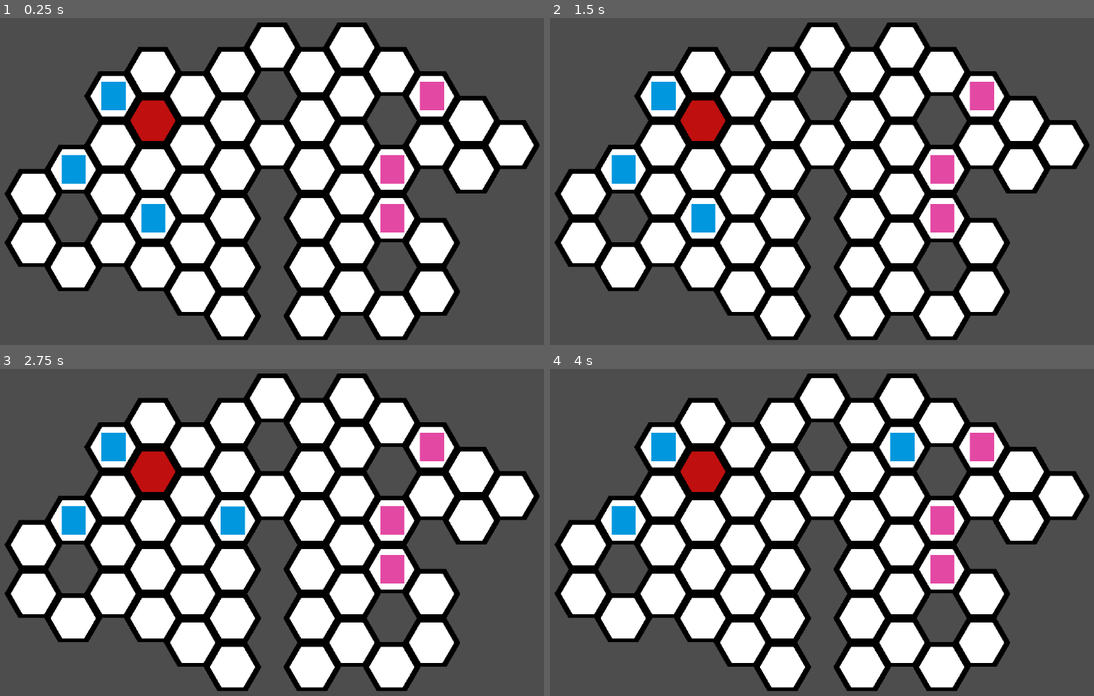
Above: before the commit, frames 1-4 (two rows, left to right).
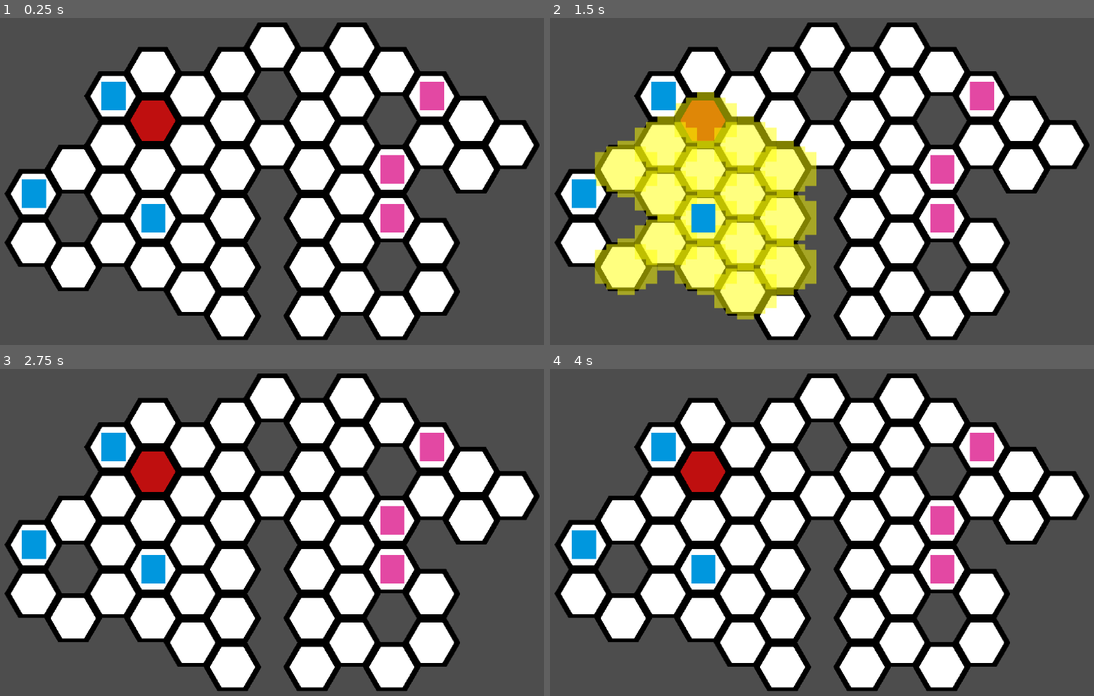
Above: after the commit, the same moments.

Repository: DubiousDuck/Manny-Takes-on-Upper-Management
Game: Godot game, scene res://battlefield.tscn
The game is run twice, just before and just after one commit, with the same random seed, the same clock (stepped at 60 frames per second) and the same inputs. The project has no main scene, so this scene is started directly.
Inputs (mouse positions are in pixels of both pictures, inside the frame that each line leads up to):
- Up to frame 1 (0.25 s): no input
- Up to frame 2 (1.5 s): tap Enter at 0.5 s; move the mouse to (958, 168) at 0.52 s; click (958, 168) at 0.67 s; tap Space at 1.25 s; move the mouse to (707, 201) at 1.27 s; click (707, 201) at 1.42 s
- Up to frame 3 (2.75 s): tap Enter at 2 s; move the mouse to (337, 460) at 2.02 s; click (337, 460) at 2.17 s
- Up to frame 4 (4 s): move the mouse to (794, 601) at 2.77 s; click (794, 601) at 2.92 s; move the mouse to (1006, 584) at 3.52 s; click (1006, 584) at 3.67 s

The runs differ from the first frame. In frame 1, 0.8% of the frame differs, in the area x 4-16%, y 41-59%; in frame 2, 20%, in the area x 4-49%, y 22-93%; in frame 3, 1.6%; in frame 4, 1.6%.

Commit message:
movement range and previews

Diff:
--- /dev/null
+++ b/Global/event_bus.gd
@@ -0,0 +1,4 @@
+extends Node
+
+signal show_cell_highlights(positions : Array[Vector2i])
+signal remove_all_cell_highlights()
--- a/Global/navigation.gd
+++ b/Global/navigation.gd
@@ -1,6 +1,4 @@
 extends Node
-
-class_name Navigation #named Navi
 
 var current_map : TileMapLayer
 var astar = AStar2D.new()
@@ -11,7 +9,7 @@
 		add_all_point()
 	print("there are " + str(astar.get_point_count()) + " points in this map")
 
-func add_all_point():
+func add_all_point(): #add and connect all cells
 	var all_used_cells = current_map.get_used_cells()
 	for cell in all_used_cells:
 		astar.add_point(astar.get_available_point_id(), cell)
@@ -39,32 +37,34 @@
 	var closest_point_id = astar.get_closest_point(current_map.local_to_map(current_map.to_local(global_pos)))
 	return astar.get_point_position(closest_point_id)
 
-func get_navi_path(start_pos : Vector2i, end_pos : Vector2i):
+func get_navi_path(start_pos : Vector2i, end_pos : Vector2i): #returns an array of cell positions from start to goal
 	var start_id = tile_to_id(start_pos)
 	var goal_id = tile_to_id(end_pos)
 	var path_taken = astar.get_point_path(start_id, goal_id)
 	return path_taken
 
-func show_path(cell_pos : Vector2i):
-	var goal_id = tile_to_id(cell_pos)
-	var start_id = 0
-	var path_taken = astar.get_id_path(start_id, goal_id)
-	for cell_id in path_taken:
-		var cell = astar.get_point_position(cell_id)
-		if cell_id == start_id or cell_id == goal_id:
-			current_map.set_cell_to_variant(1, cell) #variant depends on each map layer
+func show_path(path): #highlights cells of a given path
+	for index in range(0, path.size()):
+		if index == 0 or index == path.size()-1:
+			current_map.set_cell_to_variant(1, path[index]) #variant depends on each map layer
 		else:
-			current_map.set_cell_to_variant(2, cell)
+			current_map.set_cell_to_variant(2, path[index])
 
 func clear_path(): #clear all markings on the map
 	var all_cells = current_map.get_used_cells()
 	for cell in all_cells:
 		current_map.set_cell_to_variant(0, cell)
 
-func tile_to_id(pos : Vector2i) -> int: #assume that all available tiles are already mapped in astar
+func tile_to_id(pos : Vector2i) -> int: #using a tile position to get the id for astar usage
+	#assuming that all available tiles are already mapped in astar
 	if current_map.get_cell_source_id(pos) != -1:
 		return astar.get_closest_point(pos)
 	else: return -1
+
+func id_to_tile(id: int) -> Vector2i:
+	if astar.has_point(id):
+		return astar.get_point_position(id)
+	return Vector2i(-1, -1)
 
 #func _unhandled_input(event):
 	#if event is InputEventMouseButton:
@@ -74,5 +74,31 @@
 			#print(pos_clicked)
 			#show_path(pos_clicked)
 
+func get_distance(pos1: Vector2i, pos2: Vector2i):
+	var all_points = get_navi_path(pos1, pos2)
+	return all_points.size() - 1 #excluding the first point
+
+func get_all_neighbors_in_range(start_pos: Vector2i, range: int) -> Array[int]:
+	#returns an array of cell ID
+	#employs a depth first search
+	var all_neighbors : Array[int] = []
+	var starting_cell_id = tile_to_id(start_pos)
+	dfs(range, starting_cell_id, starting_cell_id, all_neighbors)
+	#print(all_neighbors) #TODO debug purposes
+	return all_neighbors
+func dfs(k : int, node_id : int, parent_id : int, solution_arr : Array): #helper recursive function
+	#godot seems to pass array by reference by default
+	if k < 0 or node_id == -1:
+		return
+	if !solution_arr.has(node_id):
+		solution_arr.append(node_id)
+	for neighbor_pos in current_map.get_surrounding_cells(astar.get_point_position(node_id)):
+		var neighbor_id = tile_to_id(neighbor_pos)
+		if neighbor_id != parent_id:
+			dfs(k-1, neighbor_id, node_id, solution_arr)
+
 func get_random_tile_pos(): #for testing and placeholder purposes
 	return astar.get_point_position(randi_range(0, astar.get_point_count()))
+
+func get_random_tile_from(start: Vector2i, range : int):
+	pass
--- /dev/null
+++ b/OtherComponents/cell_highlights.gd
@@ -0,0 +1,40 @@
+extends Node2D
+
+class_name CellHighlight
+
+@onready var highlight_tile = preload("res://OtherComponents/highight_tile.tscn")
+var all_current_highlights : Array = []
+
+func _ready():
+	EventBus.connect("show_cell_highlights", _on_show_cell_highlights)
+	EventBus.connect("remove_all_cell_highlights", _on_remove_all_cell_highlights)
+
+func show_highlight_at(positions : Array[Vector2i], variant : int): #cell positions
+	for pos in positions:
+		var a = highlight_tile.instantiate()
+		a.global_position = Navi.cell_to_global(pos)
+
+		match variant:
+			0: #red
+				a.modulate = Color(1, 0, 0, 0.5)
+			1: #yellow
+				a.modulate = Color(1, 1, 0, 0.5)
+			_:
+				a.modulate = Color(1, 1, 1, 0.5)
+
+		all_current_highlights.append(a)
+		add_child(a)
+
+func remove_all_highlights():
+	for highlight in all_current_highlights:
+		remove_child(highlight)
+	all_current_highlights.clear()
+
+func clear_all_highlights():
+	all_current_highlights.clear()
+
+func _on_show_cell_highlights(positions : Array[Vector2i]):
+	show_highlight_at(positions, 1)
+
+func _on_remove_all_cell_highlights():
+	remove_all_highlights()
--- /dev/null
+++ b/OtherComponents/highight_tile.tscn
@@ -0,0 +1,8 @@
+[gd_scene load_steps=2 format=3 uid="uid://co8sjf0b3c6n8"]
+
+[ext_resource type="Texture2D" uid="uid://ba14eauvdfb4k" path="res://OtherComponents/WhiteHexTile.png" id="1_tu2o7"]
+
+[node name="HighightTile" type="Sprite2D"]
+position = Vector2(-2, -3.8147e-06)
+scale = Vector2(0.679688, 0.679688)
+texture = ExtResource("1_tu2o7")
--- a/battlefield.tscn
+++ b/battlefield.tscn
@@ -1,8 +1,9 @@
-[gd_scene load_steps=6 format=4 uid="uid://wyl7uecllbco"]
+[gd_scene load_steps=7 format=4 uid="uid://wyl7uecllbco"]
 
 [ext_resource type="PackedScene" uid="uid://dfdd8xbpcid00" path="res://map/tile_map_test.tscn" id="1_h80nl"]
 [ext_resource type="Script" path="res://level.gd" id="1_ncysa"]
-[ext_resource type="Script" path="res://UnitGroupController.gd" id="3_o4i10"]
+[ext_resource type="Script" path="res://OtherComponents/cell_highlights.gd" id="3_gevof"]
+[ext_resource type="Script" path="res://unit/UnitGroupController.gd" id="3_o4i10"]
 [ext_resource type="Script" path="res://unit/UnitContainer.gd" id="3_r2aph"]
 [ext_resource type="PackedScene" uid="uid://s6hbciun8a1p" path="res://unit/unit.tscn" id="4_c4dfy"]
 
@@ -14,6 +15,7 @@
 tile_map_data = PackedByteArray("AAAAAAEAAAABAAAAAAAAAAIAAAACAAAAAAAAAAMAAAACAAAAAAABAAAAAAACAAAAAAABAAEAAAACAAAAAAABAA …(704 unchanged characters)…
 
 [node name="CellHighlights" type="Node2D" parent="."]
+script = ExtResource("3_gevof")
 
 [node name="Camera2D" type="Camera2D" parent="."]
 position = Vector2(290, 264)
@@ -26,7 +28,7 @@
 is_player_controlled = true
 
 [node name="Unit" parent="Units/PlayerGroup" instance=ExtResource("4_c4dfy")]
-position = Vector2(-99, 233)
+position = Vector2(-181, 282)
 
 [node name="Unit2" parent="Units/PlayerGroup" instance=ExtResource("4_c4dfy")]
 position = Vector2(53, 331)
--- a/project.godot
+++ b/project.godot
@@ -17,3 +17,4 @@
 [autoload]
 
 Navi="*res://Global/navigation.gd"
+EventBus="*res://Global/event_bus.gd"
--- a/unit/UnitContainer.gd
+++ b/unit/UnitContainer.gd
@@ -43,7 +43,8 @@
 
 func move_unit():
 	#handle npc movement and attack logic here
-	var goal_cell = Navi.get_random_tile_pos() #TODO: placeholder movement
+	var all_possible_cell_ids = Navi.get_all_neighbors_in_range(current_unit.cell, current_unit.movement_range)
+	var goal_cell = Navi.id_to_tile(all_possible_cell_ids.pick_random()) #TODO: placeholder movement
 	current_unit.move_along_path(Navi.get_navi_path(current_unit.cell, goal_cell))
 	return
 
@@ -67,6 +68,7 @@
 		return
 
 	if event is InputEventMouseButton and event.is_pressed():
+		EventBus.emit_signal("remove_all_cell_highlights")
 		if event.button_index == MOUSE_BUTTON_LEFT and is_waiting_unit_selection:
 			# if no units have been selected
 			var clicked_cell = Navi.global_to_cell(get_global_mouse_position())
@@ -78,6 +80,13 @@
 					connect_current_unit_signals()
 					print(current_unit)
 					is_waiting_unit_selection = false
+
+					#would love to use map() but return type doesn't match
+					var all_neighbors = Navi.get_all_neighbors_in_range(unit.cell, unit.movement_range)
+					var all_neighbors_cell : Array[Vector2i] = []
+					for neighbor in all_neighbors:
+						all_neighbors_cell.append(Navi.id_to_tile(neighbor))
+					EventBus.emit_signal("show_cell_highlights", all_neighbors_cell)
 					return
 
 		if event.button_index == MOUSE_BUTTON_LEFT and current_unit != null:
@@ -90,6 +99,9 @@
 				deselect_current_unit()
 				return
 			#TODO: another condition to check if the cell is occupied/blocked
+			if Navi.get_distance(current_unit.cell, clicked_cell) > current_unit.movement_range:
+				deselect_current_unit()
+				return
 			if !in_progress:
 				current_unit.move_along_path(Navi.get_navi_path(current_unit.cell, clicked_cell))
 				in_progress = true
--- a/unit/unit.gd
+++ b/unit/unit.gd
@@ -4,7 +4,8 @@
 
 signal movement_complete
 
-@export var move_speed_per_cell = 0.2
+@export var move_speed_per_cell := 0.2
+@export var movement_range : int = 2
 var cell : Vector2
 var moved : bool = false
 
Binary file added: OtherComponents/WhiteHexTile.png
Not shown, added: OtherComponents/WhiteHexTile.png.import
